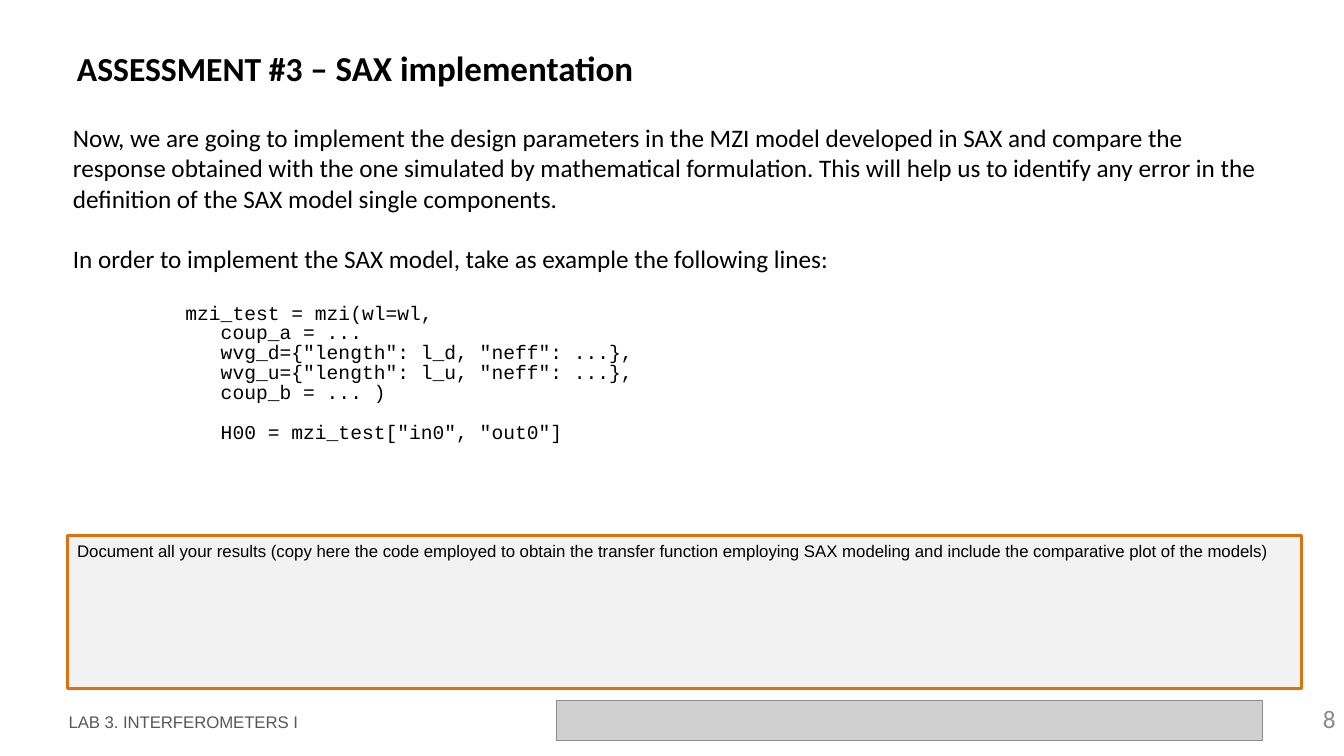
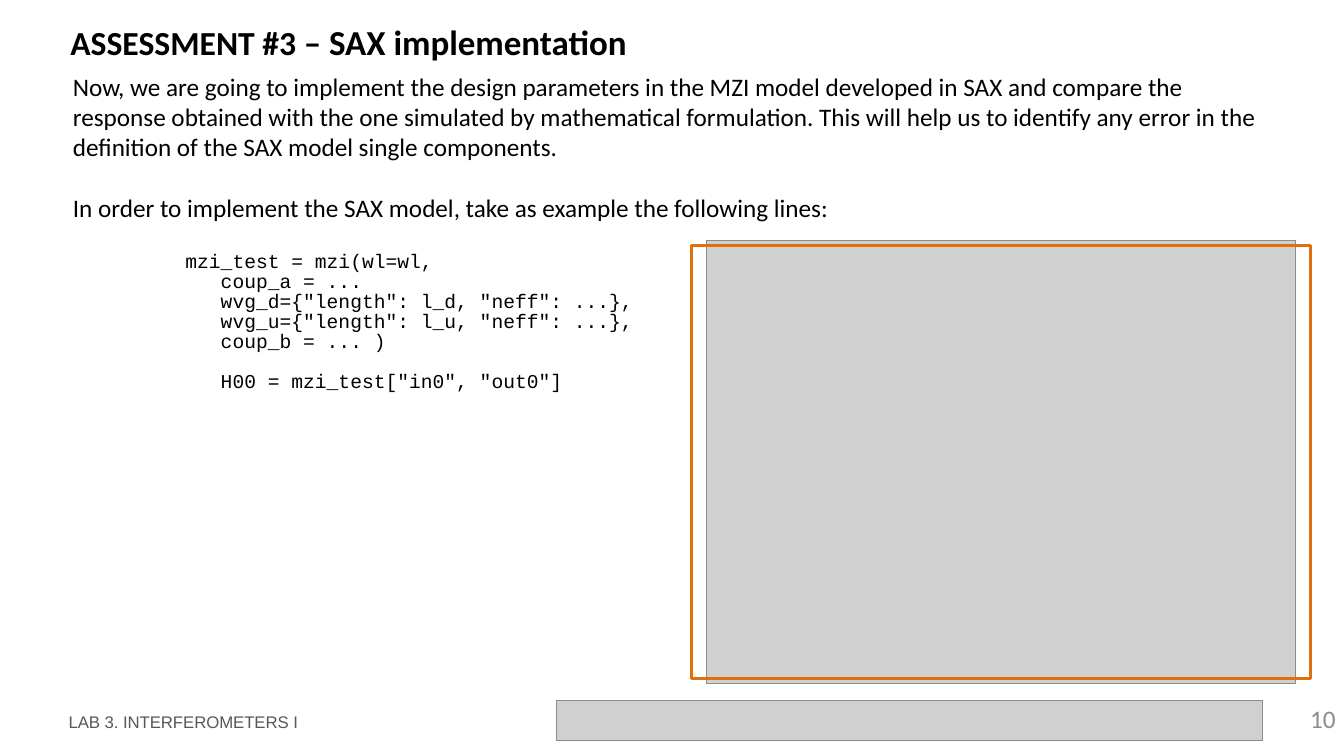
Before and after one commit to niospinamev2/pic-upv-lab3, a slide deck: slide 10 of LabBook_3.pptx (slide 8 before the commit). Drawn at 1344x756 pixels with LibreOffice and Linux fonts; fonts in the diff are those of the drawing; grey boxes stand for pictures; background and template pictures are left out. Boxes give left, top, right and bottom in pixels: in the first picture for what was removed or moved away, otherwise in the second. Text is boxed around its words. In the diff, an @@ line names an element or a change of style, - is before the commit and + after.

```diff
--- a/LabBook_3.pptx
+++ b/LabBook_3.pptx
@@ title "ASSESSMENT #3 – SAX implementation" moved from (x1=77, y1=56, x2=633, y2=87) to (x1=70, y1=30, x2=627, y2=61) @@
@@ text "Now, we are going to ..." moved from (x1=73, y1=129, x2=1255, y2=443) to (x1=73, y1=78, x2=1255, y2=392) @@
@@ rectangle added at (x1=692, y1=246, x2=1311, y2=679), outline #E0700D 2.25 pt @@
@@ picture added at (x1=706, y1=240, x2=1296, y2=684) @@
@@ rectangle removed at (x1=68, y1=536, x2=1303, y2=689) @@
-Document all your results (copy here the code employed to obtain the transfer function employing SAX modeling and include the comparative plot of the models)
@@ page number at (x1=1310, y1=712, x2=1336, y2=728): text changed @@
-8
+10
```
Also in this commit, not shown: 3 slides added, 1 slide removed, 4 other files.
